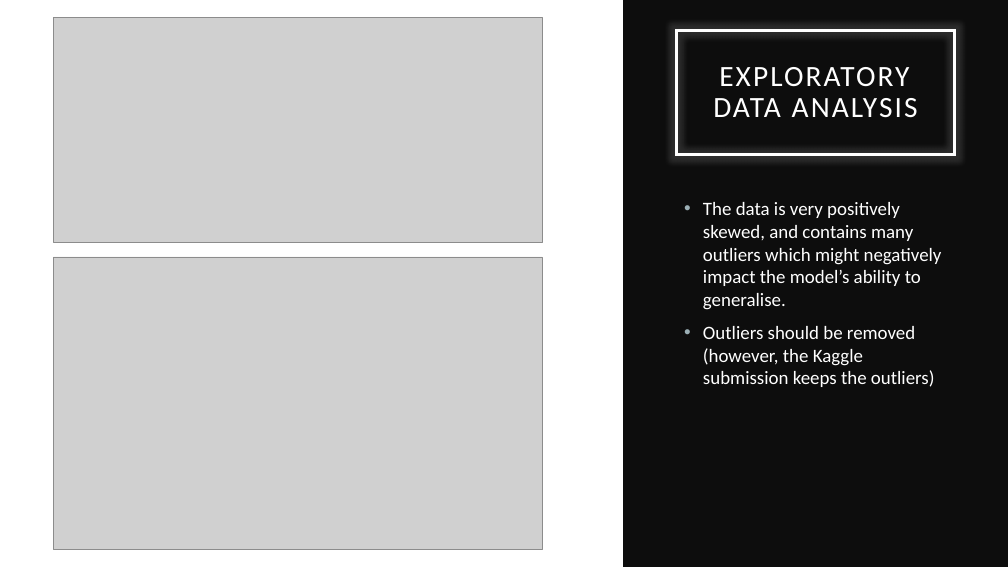
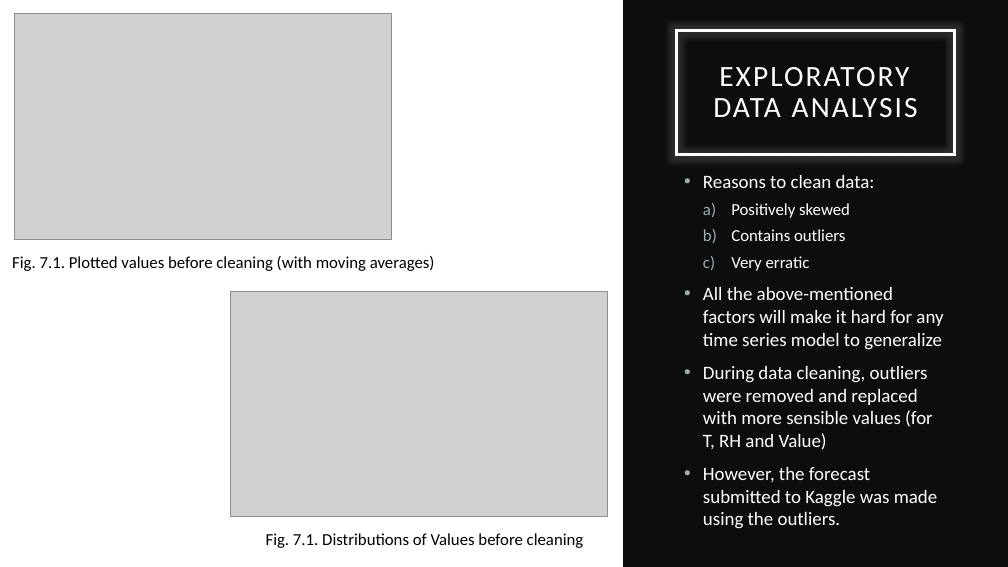
Before and after one commit to ethanolx/Air-Pollution-Mall-py, a slide deck: slide 3 of doc/part-a.pptx. Drawn at 1008x567 pixels with LibreOffice and Linux fonts; fonts in the diff are those of the drawing; grey boxes stand for pictures. Boxes give left, top, right and bottom in pixels: in the first picture for what was removed or moved away, otherwise in the second. Text is boxed around its words. In the diff, an @@ line names an element or a change of style, - is before the commit and + after.

Commit message:
v0.3
 -  Cleaned code until tools for part a

```diff
--- a/doc/part-a.pptx
+++ b/doc/part-a.pptx
@@ picture: place and size @@
-picture at [54, 17, 543, 242]
+picture at [14, 14, 391, 240]
@@ text at [703, 175, 943, 529]: text changed @@
-• The data is very positively skewed, and contains many outliers which might negatively impact the model’s ability to generalise.
-• Outliers should be removed (however, the Kaggle submission keeps the outliers)
+• Reasons to clean data:
+  a) Positively skewed
+  b) Contains outliers
+  c) Very erratic
+• All the above-mentioned factors will make it hard for any time series model to generalize
+• During data cleaning, outliers were removed and replaced with more sensible values (for T, RH and Value)
+• However, the forecast submitted to Kaggle was made using the outliers.
@@ text added at [12, 256, 435, 271], 16 pt, text #000000 @@
+Fig. 7.1. Plotted values before cleaning (with moving averages)
@@ picture: place and size @@
-picture at [54, 257, 543, 550]
+picture at [231, 292, 607, 517]
@@ text added at [266, 533, 584, 548], 16 pt, text #000000 @@
+Fig. 7.1. Distributions of Values before cleaning
```
Also in this commit, not shown: 2 other slides changed, 2 slides added, 1 slide removed, 2 other files.
